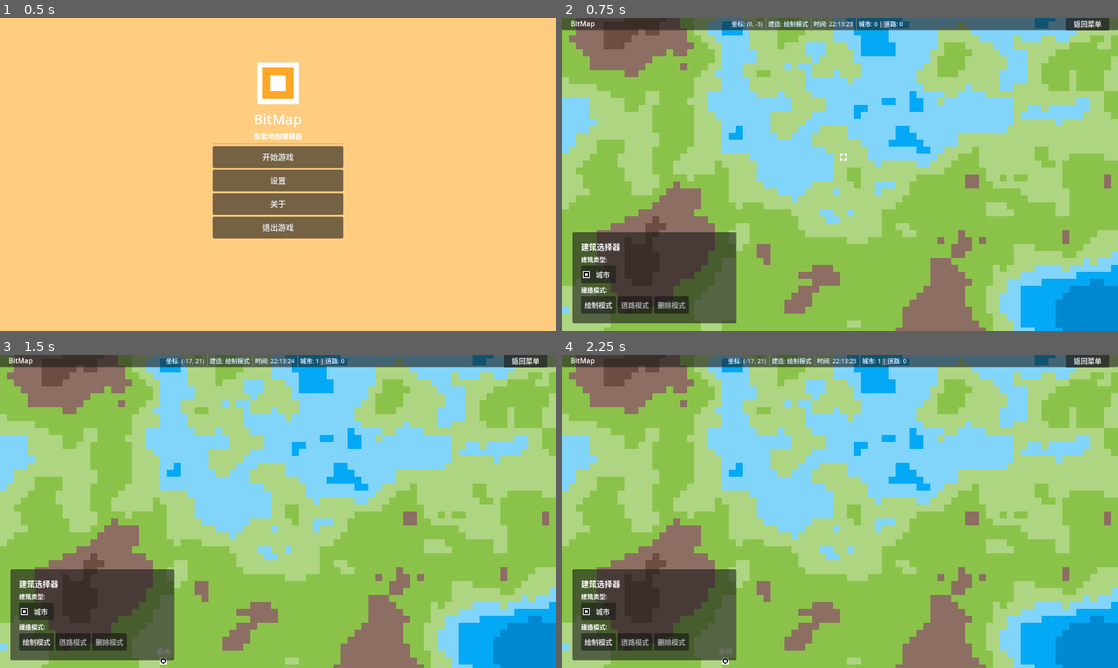
Above: before the commit, frames 1-4 (two rows, left to right).
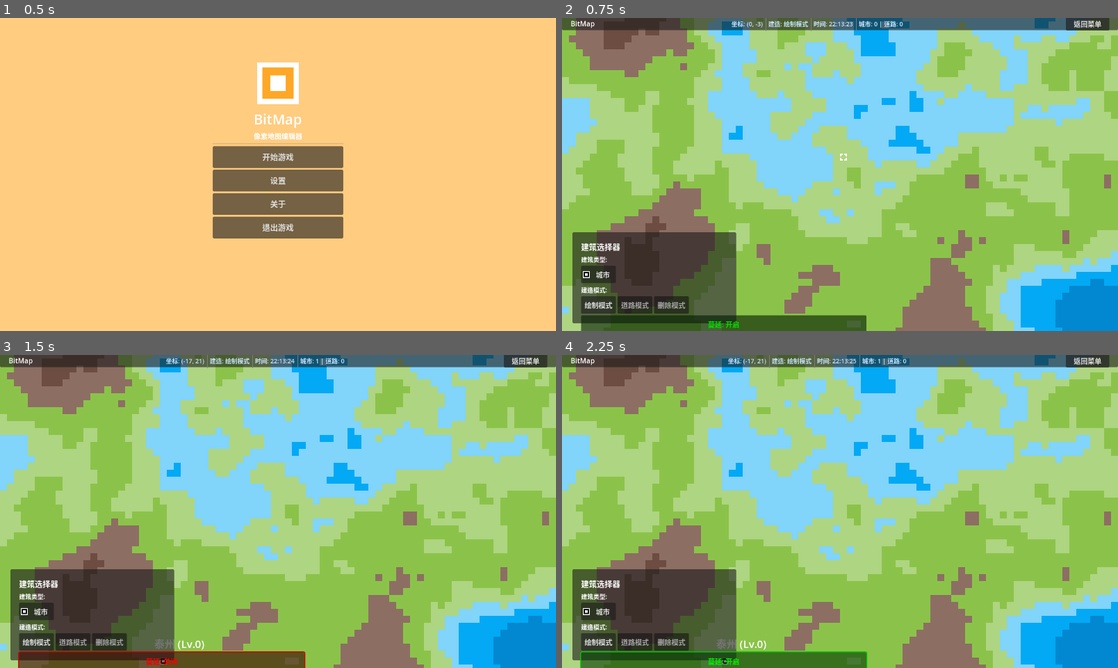
Above: after the commit, the same moments.

Repository: MoYuStudio/BitMap
Game: Godot game, scene res://src/main.tscn
The game is run twice, just before and just after one commit, with the same random seed, the same clock (stepped at 60 frames per second) and the same inputs.
Inputs (mouse positions are in pixels of both pictures, inside the frame that each line leads up to):
- Up to frame 1 (0.5 s): no input
- Up to frame 2 (0.75 s): click "开始游戏" at 0.5 s
- Up to frame 3 (1.5 s): click (161, 661) at 1.25 s, where only the run after the commit has a clickable "蔓延: 开启"
- Up to frame 4 (2.25 s): click (723, 661) at 2 s, where only the run after the commit has a clickable "蔓延: 关闭"

Frame 1 is identical in both runs. In frame 2, 2.6% of the frame differs, in the area x 3-55%, y 94-100%; in frame 3, 2.9%, in the area x 3-55%, y 90-100%; in frame 4, 2.9%.

Commit message:
基础扩散

Diff:
--- /dev/null
+++ b/project/assets/city_tile_set.tres
@@ -0,0 +1,40 @@
+[gd_resource type="TileSet" load_steps=13 format=3 uid="uid://bl4lhbgqcwkiv"]
+
+[ext_resource type="Texture2D" uid="uid://ckji7decm5ovn" path="res://assets/city_tile_0.png" id="1_hqq14"]
+[ext_resource type="Texture2D" uid="uid://dmoj1byga5q8u" path="res://assets/city_tile_1.png" id="2_vshg7"]
+[ext_resource type="Texture2D" uid="uid://h2m5ci2b178x" path="res://assets/city_tile_2.png" id="3_7covn"]
+[ext_resource type="Texture2D" uid="uid://c35ky5um5ogm7" path="res://assets/city_tile_3.png" id="4_vnbx1"]
+[ext_resource type="Texture2D" uid="uid://10uap6avfaqe" path="res://assets/city_tile_4.png" id="5_ks4em"]
+[ext_resource type="Texture2D" uid="uid://byg8i88u7vowy" path="res://assets/city_tile_5.png" id="6_mtpgc"]
+
+[sub_resource type="TileSetAtlasSource" id="TileSetAtlasSource_i70bw"]
+texture = ExtResource("1_hqq14")
+0:0/0 = 0
+
+[sub_resource type="TileSetAtlasSource" id="TileSetAtlasSource_qd3ln"]
+texture = ExtResource("2_vshg7")
+0:0/0 = 0
+
+[sub_resource type="TileSetAtlasSource" id="TileSetAtlasSource_6wyu5"]
+texture = ExtResource("3_7covn")
+0:0/0 = 0
+
+[sub_resource type="TileSetAtlasSource" id="TileSetAtlasSource_dlpbd"]
+texture = ExtResource("4_vnbx1")
+0:0/0 = 0
+
+[sub_resource type="TileSetAtlasSource" id="TileSetAtlasSource_4tyew"]
+texture = ExtResource("5_ks4em")
+0:0/0 = 0
+
+[sub_resource type="TileSetAtlasSource" id="TileSetAtlasSource_t187l"]
+texture = ExtResource("6_mtpgc")
+0:0/0 = 0
+
+[resource]
+sources/0 = SubResource("TileSetAtlasSource_i70bw")
+sources/1 = SubResource("TileSetAtlasSource_qd3ln")
+sources/2 = SubResource("TileSetAtlasSource_6wyu5")
+sources/3 = SubResource("TileSetAtlasSource_dlpbd")
+sources/4 = SubResource("TileSetAtlasSource_4tyew")
+sources/5 = SubResource("TileSetAtlasSource_t187l")
--- a/project/src/module/building_selector.gd
+++ b/project/src/module/building_selector.gd
@@ -19,6 +19,7 @@
 var paint_button: Button
 var road_mode_button: Button
 var delete_button: Button
+var spread_toggle_button: Button
 
 # 城市瓦片的source_id
 const CITY_SOURCE_ID = 2
@@ -40,12 +41,22 @@
 	paint_button = get_node("Selector/VBoxContainer/ModeContainer/PaintButton")
 	road_mode_button = get_node("Selector/VBoxContainer/ModeContainer/RoadButton")
 	delete_button = get_node("Selector/VBoxContainer/ModeContainer/DeleteButton")
+	# 尝试获取蔓延开关按钮（适应不同的场景结构）
+	if has_node("UI/VBoxContainer/SpreadToggleButton"):
+		spread_toggle_button = get_node("UI/VBoxContainer/SpreadToggleButton")
+	elif has_node("Selector/VBoxContainer/SpreadToggleButton"):
+		spread_toggle_button = get_node("Selector/VBoxContainer/SpreadToggleButton")
+	else:
+		spread_toggle_button = null
 
 	# 连接按钮信号
 	connect_buttons()
 
 	# 更新UI状态
 	update_ui_state()
+
+	# 初始化蔓延按钮显示
+	update_spread_button_display()
 
 func connect_buttons():
 	# 连接建筑类型按钮
@@ -58,6 +69,10 @@
 	paint_button.pressed.connect(_on_mode_button_pressed.bind(BuildMode.PAINT))
 	road_mode_button.pressed.connect(_on_mode_button_pressed.bind(BuildMode.ROAD))
 	delete_button.pressed.connect(_on_mode_button_pressed.bind(BuildMode.DELETE))
+
+	# 连接蔓延开关按钮
+	if spread_toggle_button:
+		spread_toggle_button.pressed.connect(_on_spread_toggle_pressed)
 
 func _on_city_button_pressed():
 	print("选择建筑: 城市")
@@ -138,6 +153,24 @@
 func get_current_road_type() -> Road.RoadType:
 	return current_road_type
 
+func _on_spread_toggle_pressed():
+	# 切换城市蔓延开关
+	var city_layer = get_node("../GameWorld/CityLayer")
+	if city_layer and city_layer.has_method("toggle_spread"):
+		city_layer.toggle_spread()
+		update_spread_button_display()
+
+func update_spread_button_display():
+	# 更新蔓延开关按钮显示
+	if not spread_toggle_button:
+		return
+
+	var city_layer = get_node("../GameWorld/CityLayer")
+	if city_layer and city_layer.has_method("is_spread_enabled"):
+		var is_enabled = city_layer.is_spread_enabled()
+		spread_toggle_button.text = "蔓延: " + ("开启" if is_enabled else "关闭")
+		spread_toggle_button.modulate = Color.GREEN if is_enabled else Color.RED
+
 func is_mouse_over_ui() -> bool:
 	# 检查鼠标是否在UI区域内
 	if not ui_control:
--- a/project/src/module/city.tscn
+++ b/project/src/module/city.tscn
@@ -4,14 +4,16 @@
 [ext_resource type="Script" uid="uid://bp3xk2fy4p05t" path="res://src/module/city_instance.gd" id="2_city_script"]
 
 [node name="City" type="Node2D"]
+z_index = 999
 script = ExtResource("2_city_script")
 
 [node name="Sprite2D" type="Sprite2D" parent="."]
 texture = ExtResource("1_hpa3k")
 
 [node name="Label" type="Label" parent="."]
-offset_left = -15.0
-offset_top = -35.0
-offset_right = 15.0
-offset_bottom = -12.0
+offset_left = -21.0
+offset_top = -58.0
+offset_right = 23.0
+offset_bottom = -24.0
+theme_override_font_sizes/font_size = 24
 text = "City"
--- a/project/src/module/city_instance.gd
+++ b/project/src/module/city_instance.gd
@@ -3,6 +3,7 @@
 # 城市数据
 var city_name: String = ""
 var city_position: Vector2i
+var city_level: int = 0
 var city_data: Dictionary = {}
 
 # UI引用
@@ -17,8 +18,8 @@
 	# 设置点击检测
 	set_process_input(true)
 
-func set_city_data(name: String, pos: Vector2i, data: Dictionary = {}):
-	city_name = name
+func set_city_data(city_name_param: String, pos: Vector2i, data: Dictionary = {}):
+	city_name = city_name_param
 	city_position = pos
 	city_data = data
 
@@ -48,5 +49,16 @@
 	return {
 		"name": city_name,
 		"position": city_position,
+		"level": city_level,
 		"data": city_data
 	}
+
+func update_city_display():
+	# 更新城市显示（根据等级调整外观）
+	if city_label:
+		city_label.text = city_name + " (Lv." + str(city_level) + ")"
+
+	# 根据等级调整城市精灵的缩放
+	if city_sprite:
+		var scale_factor = 1.0 + (city_level * 0.1)  # 每级增加10%大小
+		city_sprite.scale = Vector2(scale_factor, scale_factor)
--- a/project/src/module/city_layer.gd
+++ b/project/src/module/city_layer.gd
@@ -1,13 +1,24 @@
-extends Node2D
+extends TileMapLayer
 
 # 城市实例存储
-var cities: Dictionary = {}  # Vector2i -> CityInstance
+var cities: Dictionary = {}  # Vector2i -> CityInstance (Node2D)
 var city_counter: int = 0
+
+# 城市蔓延参数
+const MAX_CITY_LEVEL = 5
+const SPREAD_CHANCE = 0.3  # 城市蔓延概率
+const INITIAL_SPREAD_DISTANCE = 2  # 初始扩散距离
+const MAX_SPREAD_DISTANCE = 50  # 最大搜索距离（性能限制）
+var spread_enabled = true  # 城市蔓延开关
+
+# 城市地块升级参数
+const TILE_UPGRADE_INTERVAL = 5.0  # 地块升级间隔（秒）
+const TILE_UPGRADE_CHANCE = 0.2    # 地块升级概率
 
 # 城市实例场景
 var city_scene = preload("res://src/module/city.tscn")
 
-# 地形层引用（用于坐标转换）
+# 地形层引用（用于坐标转换和地形检查）
 var terrain_layer: TileMapLayer
 
 # 国风城市名词库
@@ -30,12 +41,31 @@
 	# 获取地形层引用
 	terrain_layer = get_node("../TerrainLayer")
 
+	# 设置定时器用于城市蔓延
+	var spread_timer = Timer.new()
+	spread_timer.wait_time = 2.0  # 每2秒检查一次蔓延
+	spread_timer.timeout.connect(_on_spread_timer_timeout)
+	spread_timer.autostart = true
+	add_child(spread_timer)
+
+	# 设置定时器用于城市地块升级
+	var upgrade_timer = Timer.new()
+	upgrade_timer.wait_time = TILE_UPGRADE_INTERVAL  # 每5秒检查一次升级
+	upgrade_timer.timeout.connect(_on_upgrade_timer_timeout)
+	upgrade_timer.autostart = true
+	add_child(upgrade_timer)
+
 func place_city_at_position(tile_position: Vector2i):
 	# 检查位置是否已有城市
 	if cities.has(tile_position):
 		print("位置 ", tile_position, " 已有城市")
 		return
 
+	# 检查地形是否适合建城（不能在水上建城）
+	if not is_suitable_terrain(tile_position):
+		print("位置 ", tile_position, " 地形不适合建城")
+		return
+
 	# 创建城市实例
 	var city_instance = city_scene.instantiate()
 	add_child(city_instance)
@@ -49,23 +79,39 @@
 	var city_name = get_random_city_name()
 	city_instance.set_city_data(city_name, tile_position)
 
+	# 设置城市等级
+	city_instance.city_level = 0  # 初始等级为0
+
+	# 更新城市显示
+	city_instance.update_city_display()
+
 	# 存储城市实例
 	cities[tile_position] = city_instance
 
-	print("在位置 ", tile_position, " 放置了城市: ", city_name)
+	# 城市中心不放置瓦片，只放置城市实例
+	# 城市地块会通过扩散机制从中心向外创建
+
+	print("在位置 ", tile_position, " 放置了城市: ", city_name, " (等级 0)")
 
 func remove_city_at_position(tile_position: Vector2i):
-	# 检查位置是否有城市
-	if not cities.has(tile_position):
-		print("位置 ", tile_position, " 没有城市")
-		return
-
-	# 移除城市实例
-	var city_instance = cities[tile_position]
-	city_instance.queue_free()
-	cities.erase(tile_position)
-
-	print("在位置 ", tile_position, " 移除了城市")
+	# 检查位置是否有城市实例
+	if cities.has(tile_position):
+		# 移除城市实例
+		var city_instance = cities[tile_position]
+		city_instance.queue_free()
+		cities.erase(tile_position)
+		print("在位置 ", tile_position, " 移除了城市实例: ", city_instance.city_name)
+		return  # 城市实例被删除，不需要删除地块
+
+	# 检查位置是否有城市地块（瓦片）
+	if get_cell_source_id(tile_position) != -1:
+		# 移除城市地块瓦片
+		set_cell(tile_position, -1, Vector2i(0, 0))
+		print("在位置 ", tile_position, " 移除了城市地块")
+		return
+
+	# 如果既没有城市实例也没有城市地块
+	print("位置 ", tile_position, " 没有城市实例或城市地块")
 
 func clear_all_cities():
 	# 清除所有城市实例
@@ -73,12 +119,20 @@
 		city_instance.queue_free()
 	cities.clear()
 	city_counter = 0
+
+	# 清除所有城市瓦片
+	clear()
+
 	print("清除了所有城市")
 
 func get_city_at_position(tile_position: Vector2i) -> Node2D:
 	# 获取指定位置的城市实例
 	return cities.get(tile_position, null)
 
+func has_city_or_city_tile_at_position(tile_position: Vector2i) -> bool:
+	# 检查位置是否有城市实例或城市地块
+	return cities.has(tile_position) or get_cell_source_id(tile_position) != -1
+
 func get_all_cities() -> Dictionary:
 	# 获取所有城市
 	return cities
@@ -90,14 +144,14 @@
 func get_random_city_name() -> String:
 	# 从词库中随机选择一个城市名称
 	var used_names = []
-	for city in cities.values():
-		used_names.append(city.city_name)
+	for city_instance in cities.values():
+		used_names.append(city_instance.city_name)
 
 	# 过滤掉已使用的名称
 	var available_names = []
-	for name in CITY_NAMES:
-		if name not in used_names:
-			available_names.append(name)
+	for city_name in CITY_NAMES:
+		if city_name not in used_names:
+			available_names.append(city_name)
 
 	# 如果没有可用名称，使用编号
 	if available_names.is_empty():
@@ -105,3 +159,274 @@
 
 	# 随机选择一个可用名称
 	return available_names[randi() % available_names.size()]
+
+func is_suitable_terrain(tile_position: Vector2i) -> bool:
+	# 检查地形是否适合建城
+	if not terrain_layer:
+		return true  # 如果没有地形层，默认可以建城
+
+	# 获取地形瓦片
+	var terrain_tile = terrain_layer.get_cell_source_id(tile_position)
+
+	# 检查是否为水域（假设source_id 0-2为水域）
+	if terrain_tile >= 0 and terrain_tile <= 2:
+		return false
+
+	return true
+
+func _on_spread_timer_timeout():
+	# 城市蔓延检查
+	check_city_spread()
+
+func _on_upgrade_timer_timeout():
+	# 城市地块升级检查
+	check_tile_upgrades()
+	# 更新所有城市的等级
+	update_all_city_levels()
+
+func check_city_spread():
+	# 检查蔓延开关
+	if not spread_enabled:
+		return
+
+	# 遍历所有城市，检查是否可以蔓延
+	var cities_to_spread = []
+
+	for pos in cities.keys():
+		var city_instance = cities[pos]
+		var _level = city_instance.city_level
+
+		# 所有等级的城市都可以蔓延
+		cities_to_spread.append(pos)
+
+	# 随机选择一些城市进行蔓延
+	for pos in cities_to_spread:
+		if randf() < SPREAD_CHANCE:
+			spread_city(pos)
+
+func spread_city(city_position: Vector2i):
+	# 城市蔓延逻辑 - 只创建城市地块（瓦片），不创建城市实例
+	var city_instance = cities[city_position]
+	var current_level = city_instance.city_level
+
+	# 寻找蔓延目标位置
+	var spread_positions = get_spread_positions(city_position)
+
+	# 按优先级排序位置（距离中心近且周围有更多城市地块的位置优先）
+	spread_positions.sort_custom(func(a, b): return get_spread_priority(a, city_position) > get_spread_priority(b, city_position))
+
+	for pos in spread_positions:
+		# 检查位置是否已有城市实例或城市地块
+		if cities.has(pos) or get_cell_source_id(pos) != -1:
+			continue
+
+		# 检查地形是否适合
+		if not is_suitable_terrain(pos):
+			continue
+
+		# 设置新城市地块等级（等级比原城市低1级，最低为0）
+		var new_level = max(0, current_level - 1)
+
+		# 在TileMapLayer上放置城市地块瓦片
+		set_cell(pos, new_level, Vector2i(0, 0))
+
+		print("城市蔓延: ", city_instance.city_name, " 蔓延到 ", pos, " 创建了城市地块 (等级 ", new_level, ")")
+		break  # 一次只蔓延一个城市地块
+
+func get_spread_positions(center_position: Vector2i) -> Array[Vector2i]:
+	# 获取城市蔓延的候选位置（从城市实例中心开始扩散）
+	var positions: Array[Vector2i] = []
+
+	# 从城市实例中心开始，逐层向外搜索扩散位置
+	var search_distance = 1  # 从距离中心1格开始搜索
+
+	while search_distance <= MAX_SPREAD_DISTANCE:
+		# 在当前距离的圆形边界上寻找空位
+		for x in range(-search_distance, search_distance + 1):
+			for y in range(-search_distance, search_distance + 1):
+				# 计算到中心点的距离
+				var distance = sqrt(x * x + y * y)
+
+				# 只检查当前搜索距离边界上的位置
+				if abs(distance - search_distance) < 0.5:  # 允许一些浮点误差
+					var pos = center_position + Vector2i(x, y)
+
+					# 检查位置是否已有城市实例或城市地块
+					if not cities.has(pos) and get_cell_source_id(pos) == -1:
+						# 检查地形是否适合
+						if is_suitable_terrain(pos):
+							positions.append(pos)
+
+		# 如果找到了足够的位置，可以停止搜索
+		if positions.size() >= 10:  # 限制候选位置数量以提高性能
+			break
+
+		search_distance += 1
+
+	# 按距离排序，优先选择距离中心较近的位置
+	positions.sort_custom(func(a, b): return center_position.distance_to(a) < center_position.distance_to(b))
+
+	return positions
+
+
+func get_spread_priority(pos: Vector2i, center_position: Vector2i) -> float:
+	# 计算扩散位置的优先级
+	# 优先级 = 距离权重 + 周围城市地块数量权重
+
+	# 距离权重（距离中心越近，权重越高）
+	var distance = center_position.distance_to(pos)
+	var distance_weight = 1.0 / (1.0 + distance)  # 距离越近权重越高
+
+	# 周围城市地块数量权重
+	var neighbor_count = 0
+	for x in range(-1, 2):
+		for y in range(-1, 2):
+			if x == 0 and y == 0:
+				continue
+			var neighbor_pos = pos + Vector2i(x, y)
+			if get_cell_source_id(neighbor_pos) >= 0:
+				neighbor_count += 1
+
+	var neighbor_weight = neighbor_count * 0.1  # 周围城市地块越多权重越高
+
+	return distance_weight + neighbor_weight
+
+func upgrade_city(tile_position: Vector2i):
+	# 升级城市
+	if not cities.has(tile_position):
+		return
+
+	var city_instance = cities[tile_position]
+	var current_level = city_instance.city_level
+
+	# 检查是否可以升级
+	if current_level >= MAX_CITY_LEVEL:
+		print("城市 ", city_instance.city_name, " 已达到最高等级")
+		return
+
+	# 升级城市
+	var new_level = current_level + 1
+	city_instance.city_level = new_level
+
+	# 更新城市显示
+	city_instance.update_city_display()
+
+	# 更新瓦片
+	set_cell(tile_position, new_level, Vector2i(0, 0))
+
+	print("城市 ", city_instance.city_name, " 升级到等级 ", new_level)
+
+func get_city_level(tile_position: Vector2i) -> int:
+	# 获取城市等级
+	if cities.has(tile_position):
+		return cities[tile_position].city_level
+	return -1
+
+func get_cities_by_level(level: int) -> Array[Vector2i]:
+	# 获取指定等级的所有城市位置
+	var result: Array[Vector2i] = []
+	for pos in cities.keys():
+		if cities[pos].city_level == level:
+			result.append(pos)
+	return result
+
+func set_spread_enabled(spread_enabled_param: bool):
+	# 设置城市蔓延开关
+	spread_enabled = spread_enabled_param
+	print("城市蔓延", "开启" if spread_enabled_param else "关闭")
+
+func is_spread_enabled() -> bool:
+	# 获取城市蔓延开关状态
+	return spread_enabled
+
+func toggle_spread():
+	# 切换城市蔓延开关
+	spread_enabled = !spread_enabled
+	print("城市蔓延", "开启" if spread_enabled else "关闭")
+
+func check_tile_upgrades():
+	# 检查所有城市地块是否可以升级
+	var tiles_to_upgrade = []
+
+	# 检查每个城市实例周围的地块
+	for city_pos in cities.keys():
+		# 检查以城市实例为中心的地块
+		var check_distance = 30  # 扩大检查范围
+		for x in range(-check_distance, check_distance + 1):
+			for y in range(-check_distance, check_distance + 1):
+				# 计算到城市实例中心的距离
+				var distance = sqrt(x * x + y * y)
+
+				# 只检查在圆形范围内的位置
+				if distance <= check_distance:
+					var pos = city_pos + Vector2i(x, y)
+					var tile_id = get_cell_source_id(pos)
+
+					# 如果是城市地块且未达到最高等级
+					if tile_id >= 0 and tile_id < MAX_CITY_LEVEL:
+						tiles_to_upgrade.append(pos)
+
+	# 随机选择一些地块进行升级
+	for pos in tiles_to_upgrade:
+		if randf() < TILE_UPGRADE_CHANCE:
+			upgrade_tile_at_position(pos)
+
+func upgrade_tile_at_position(tile_position: Vector2i):
+	# 升级指定位置的城市地块
+	var current_level = get_cell_source_id(tile_position)
+
+	# 检查是否可以升级
+	if current_level < 0 or current_level >= MAX_CITY_LEVEL:
+		return
+
+	# 升级地块
+	var new_level = current_level + 1
+	set_cell(tile_position, new_level, Vector2i(0, 0))
+
+	print("城市地块升级: 位置 ", tile_position, " 从等级 ", current_level, " 升级到等级 ", new_level)
+
+func update_all_city_levels():
+	# 根据城市地块数量更新所有城市的等级
+	for pos in cities.keys():
+		var city_instance = cities[pos]
+		var new_level = calculate_city_level(pos)
+
+		# 如果等级发生变化，更新城市实例
+		if city_instance.city_level != new_level:
+			city_instance.city_level = new_level
+			city_instance.update_city_display()
+			print("城市等级更新: ", city_instance.city_name, " 等级更新为 ", new_level)
+
+func calculate_city_level(city_position: Vector2i) -> int:
+	# 根据城市地块数量计算城市等级（以城市实例为中心）
+	var tile_count = 0
+	var total_level = 0
+
+	# 统计以城市实例为中心的地块数量和等级
+	var search_radius = 20  # 搜索半径，可以根据需要调整
+	for x in range(-search_radius, search_radius + 1):
+		for y in range(-search_radius, search_radius + 1):
+			# 计算到城市实例中心的距离
+			var distance = sqrt(x * x + y * y)
+
+			# 只统计在搜索范围内的地块
+			if distance <= search_radius:
+				var pos = city_position + Vector2i(x, y)
+				var tile_id = get_cell_source_id(pos)
+
+				# 如果是城市地块（不包括城市实例中心）
+				if tile_id >= 0:
+					tile_count += 1
+					total_level += tile_id
+
+	# 计算平均等级
+	if tile_count == 0:
+		return 0  # 如果没有城市地块，城市等级为0
+
+	var average_level = float(total_level) / float(tile_count)
+
+	# 根据地块数量和平均等级计算城市等级
+	# 地块数量越多，城市等级越高，但增长逐渐放缓
+	var city_level = int(average_level) + min(sqrt(tile_count) / 2.0, 5.0)  # 使用平方根减缓增长
+
+	return clamp(city_level, 0, MAX_CITY_LEVEL)
--- a/project/src/module/cursor_controller.gd
+++ b/project/src/module/cursor_controller.gd
@@ -2,7 +2,7 @@
 
 # 层引用
 var terrain_layer: TileMapLayer
-var city_layer: Node2D  # 现在是Node2D而不是TileMapLayer
+var city_layer: TileMapLayer  # 现在是TileMapLayer
 var road_layer: Node2D  # 道路层
 var building_selector: CanvasLayer
 
@@ -170,11 +170,11 @@
 		if road_layer and road_layer.remove_road_at_position(mouse_pos):
 			last_processed_tile = tile_pos
 			print("删除模式: 在位置 ", mouse_pos, " 移除道路")
-		# 如果没有道路，尝试删除城市
-		elif city_layer and city_layer.get_city_at_position(tile_pos):
+		# 如果没有道路，尝试删除城市实例或城市地块
+		elif city_layer and city_layer.has_city_or_city_tile_at_position(tile_pos):
 			city_layer.remove_city_at_position(tile_pos)
 			last_processed_tile = tile_pos
-			print("删除模式: 在位置 ", tile_pos, " 移除城市")
+			print("删除模式: 在位置 ", tile_pos, " 移除城市实例或城市地块")
 
 func _on_build_mode_changed(new_mode):
 	# 更新建造模式
--- a/project/src/module/main.tscn
+++ b/project/src/module/main.tscn
@@ -1,6 +1,7 @@
-[gd_scene load_steps=13 format=3 uid="uid://xvst8cyl2y1e"]
+[gd_scene load_steps=14 format=3 uid="uid://xvst8cyl2y1e"]
 
 [ext_resource type="TileSet" uid="uid://cxftojto2pcc2" path="res://assets/tile_set.tres" id="1_ig7tw"]
+[ext_resource type="TileSet" uid="uid://bl4lhbgqcwkiv" path="res://assets/city_tile_set.tres" id="13_city_tiles"]
 [ext_resource type="Script" uid="uid://dteak71k8ajlu" path="res://src/module/terrain_layer.gd" id="2_terrain"]
 [ext_resource type="Script" uid="uid://cvjce0jmuery0" path="res://src/module/city_layer.gd" id="3_city"]
 [ext_resource type="Script" uid="uid://25ns2urp21cx" path="res://src/module/camera_2d.gd" id="4_h2yge"]
@@ -22,7 +23,8 @@
 [node name="RoadLayer" type="Node2D" parent="."]
 script = ExtResource("8_road")
 
-[node name="CityLayer" type="Node2D" parent="."]
+[node name="CityLayer" type="TileMapLayer" parent="."]
+tile_set = ExtResource("13_city_tiles")
 script = ExtResource("3_city")
 
 [node name="Camera2D" type="Camera2D" parent="."]
@@ -111,3 +113,8 @@
 custom_minimum_size = Vector2(80, 40)
 layout_mode = 2
 text = "道路模式"
+
+[node name="SpreadToggleButton" type="Button" parent="CanvasLayer/UI/VBoxContainer"]
+custom_minimum_size = Vector2(120, 40)
+layout_mode = 2
+text = "蔓延: 开启"
--- a/project/src/module/road_layer.gd
+++ b/project/src/module/road_layer.gd
@@ -25,7 +25,7 @@
 var road_texture: Texture2D
 
 # 层引用
-var city_layer: Node2D
+var city_layer: TileMapLayer
 var terrain_layer: TileMapLayer
 
 # 道路线段节点
@@ -68,7 +68,7 @@
 		Road.RoadType.ROAD:
 			road_type_name = "公路"
 	if from_city:
-		print("开始绘制", road_type_name, "，起始城市: ", from_city.city_name)
+		print("开始绘制", road_type_name, "，起始城市: ", get_city_name(from_city))
 	else:
 		print("开始绘制", road_type_name, "，起始位置: ", snapped_position)
 
@@ -130,7 +130,7 @@
 				road_type_name = "高速公路"
 			Road.RoadType.ROAD:
 				road_type_name = "公路"
-		print("结束绘制", road_type_name, "，终点城市: ", end_city.city_name)
+		print("结束绘制", road_type_name, "，终点城市: ", get_city_name(end_city))
 
 	# 如果道路有足够的点，保存它
 	if current_road.size() >= 2:
@@ -170,14 +170,23 @@
 	if not city_layer:
 		return null
 
-	# 遍历所有城市，检查是否在点击范围内
-	for city_pos in city_layer.cities.keys():
-		var city = city_layer.cities[city_pos]
-		if city:
-			# 检查点击是否在城市范围内（城市大小为16x16）
-			var city_rect = Rect2(city.global_position - Vector2(8, 8), Vector2(16, 16))
-			if city_rect.has_point(world_position):
-				return city
+	# 将世界坐标转换为瓦片坐标
+	var tile_pos = terrain_layer.local_to_map(terrain_layer.to_local(world_position))
+
+	# 检查该位置是否有城市实例
+	var city_instance = city_layer.get_city_at_position(tile_pos)
+	if city_instance:
+		# 直接返回城市实例（用于道路连接）
+		return city_instance
+
+	# 检查该位置是否有城市地块（瓦片）
+	if city_layer.get_cell_source_id(tile_pos) != -1:
+		# 创建一个临时的Node2D来表示城市地块（用于道路连接）
+		var city_tile_node = Node2D.new()
+		city_tile_node.global_position = terrain_layer.to_global(terrain_layer.map_to_local(tile_pos))
+		# 使用set_meta来存储城市名称，因为Node2D没有city_name属性
+		city_tile_node.set_meta("city_name", "城市地块")
+		return city_tile_node
 
 	return null
 
@@ -408,6 +417,15 @@
 			return road_texture
 	return null
 
+func get_city_name(city_node: Node2D) -> String:
+	"""获取城市名称，兼容城市实例和城市地块"""
+	if city_node.has_method("get") and "city_name" in city_node:
+		return city_node.city_name
+	elif city_node.has_meta("city_name"):
+		return city_node.get_meta("city_name")
+	else:
+		return "未知城市"
+
 func calculate_line_length(points: Array[Vector2]) -> float:
 	"""计算线条的总长度"""
 	if points.size() < 2:
--- a/project/src/scene/game.tscn
+++ b/project/src/scene/game.tscn
@@ -13,6 +13,7 @@
 [ext_resource type="Texture2D" uid="uid://b3fne5t8y1wc3" path="res://assets/highway.png" id="11_highway_icon"]
 [ext_resource type="Texture2D" uid="uid://chb5033atl8y" path="res://assets/road.png" id="12_road_icon"]
 [ext_resource type="Script" uid="uid://br4q3qtyjy32n" path="res://src/scene/game.gd" id="13_game"]
+[ext_resource type="TileSet" uid="uid://bl4lhbgqcwkiv" path="res://assets/city_tile_set.tres" id="14_city_tiles"]
 
 [node name="GameScene" type="Control"]
 layout_mode = 3
@@ -29,11 +30,12 @@
 tile_set = ExtResource("1_ig7tw")
 script = ExtResource("2_terrain")
 
+[node name="CityLayer" type="TileMapLayer" parent="GameWorld"]
+tile_set = ExtResource("14_city_tiles")
+script = ExtResource("3_city")
+
 [node name="RoadLayer" type="Node2D" parent="GameWorld"]
 script = ExtResource("8_road")
-
-[node name="CityLayer" type="Node2D" parent="GameWorld"]
-script = ExtResource("3_city")
 
 [node name="Camera2D" type="Camera2D" parent="GameWorld"]
 position_smoothing_enabled = true
@@ -125,6 +127,11 @@
 layout_mode = 2
 text = "删除模式"
 
+[node name="SpreadToggleButton" type="Button" parent="CanvasLayer/Selector/VBoxContainer"]
+custom_minimum_size = Vector2(120, 40)
+layout_mode = 2
+text = "蔓延: 开启"
+
 [node name="TopPanel" type="Panel" parent="CanvasLayer"]
 anchors_preset = 10
 anchor_right = 1.0
Binary file added: project/assets/city_tile_0.png
Not shown, added: project/assets/city_tile_0.png.import
Binary file added: project/assets/city_tile_1.png
Not shown, added: project/assets/city_tile_1.png.import
Binary file added: project/assets/city_tile_2.png
Not shown, added: project/assets/city_tile_2.png.import
Binary file added: project/assets/city_tile_3.png
Not shown, added: project/assets/city_tile_3.png.import
Binary file added: project/assets/city_tile_4.png
Not shown, added: project/assets/city_tile_4.png.import
Binary file added: project/assets/city_tile_5.png
Not shown, added: project/assets/city_tile_5.png.import
(and 1 more such lines)
